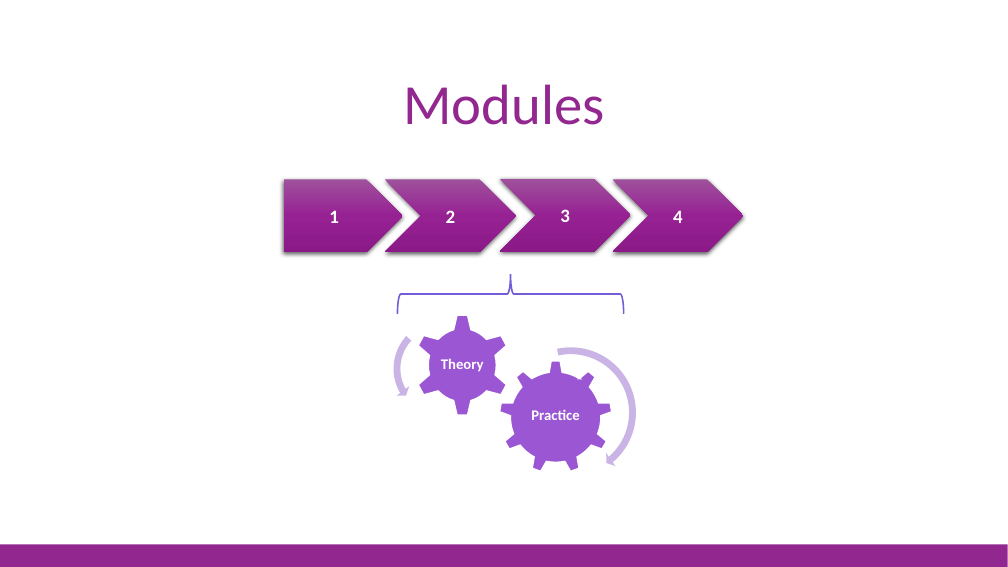
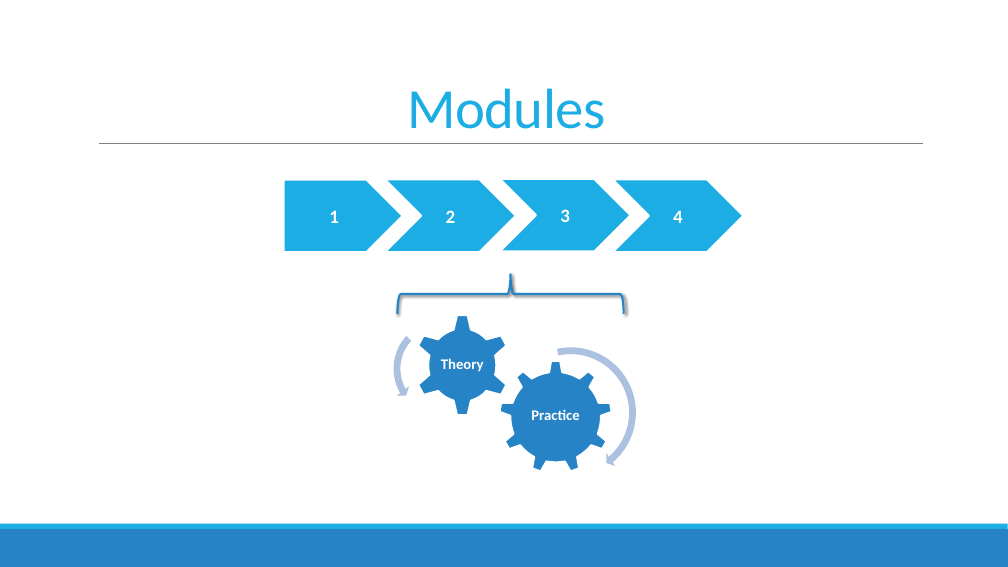
Before and after one commit to jorgef/fsharpworkshop, a slide deck: slide 5 of FSharpWorkshop_Slides.pptx (slide 7 before the commit). Drawn at 1008x567 pixels with LibreOffice and Linux fonts; fonts in the diff are those of the drawing. Boxes give left, top, right and bottom in pixels: in the first picture for what was removed or moved away, otherwise in the second. Text is boxed around its words. In the diff, an @@ line names an element or a change of style, - is before the commit and + after.

```diff
--- a/FSharpWorkshop_Slides.pptx
+++ b/FSharpWorkshop_Slides.pptx
@@ title "Modules" at <box>407,88,605,129</box>: text colour #92278F to #1CADE4, letter spacing 0 to -0.5 pt; line spacing 0.9 to 0.85 @@
@@ line added from (99, 144) to (923, 144), #808080 0.5 pt @@
@@ fill gradient #9F519D to #972294 to #8B1988 to #1CADE4; outline none to #FFFFFF 2 pt; shadow off in 4 elements at <box>284,179,402,252</box>, <box>385,179,516,252</box>, <box>500,179,631,252</box>, <box>613,179,743,252</box> @@
@@ left circular arrow at <box>372,299,512,438</box>: fill #CBB4E6 to #ADC1DF @@
@@ right brace at <box>398,274,624,314</box>: outline #755DD9 1.5 pt to #2683C6 2 pt; shadow on @@
@@ gear at <box>414,314,511,417</box>: fill #9B57D3 to #2683C6; outline #FFFFFF 1.5 pt to #FFFFFF 2 pt @@
@@ circular arrow at <box>501,343,640,482</box>: fill #CBB4E6 to #ADC1DF @@
@@ gear at <box>499,361,613,474</box>: fill #9B57D3 to #2683C6; outline #FFFFFF 1.5 pt to #FFFFFF 2 pt @@
@@ rectangle: place and size @@
-rectangle at <box>0,544,1008,567</box>
+rectangle at <box>0,529,1008,567</box>
@@ rectangle at <box>0,529,1008,567</box>: fill #92278F to #2683C6 @@
@@ rectangle added at <box>0,524,1008,529</box>, fill #1CADE4 @@
```
Also in this commit, not shown: 80 other slides changed, 2 slides added, 5 slides removed, 1 other file.
